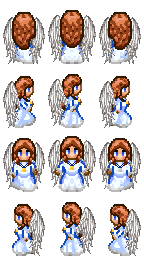
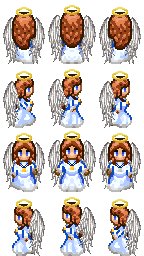
Before/after of a 144x256 layered artwork. What changed in the layer stack:
added layer "halo" above "hair-front" over bbox(16, 5, 128, 209)
